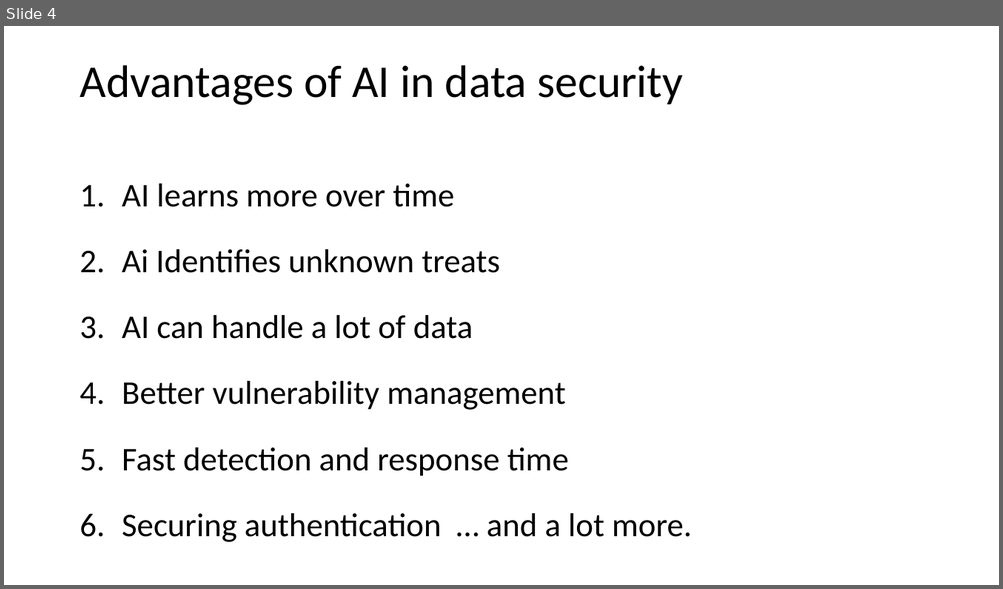
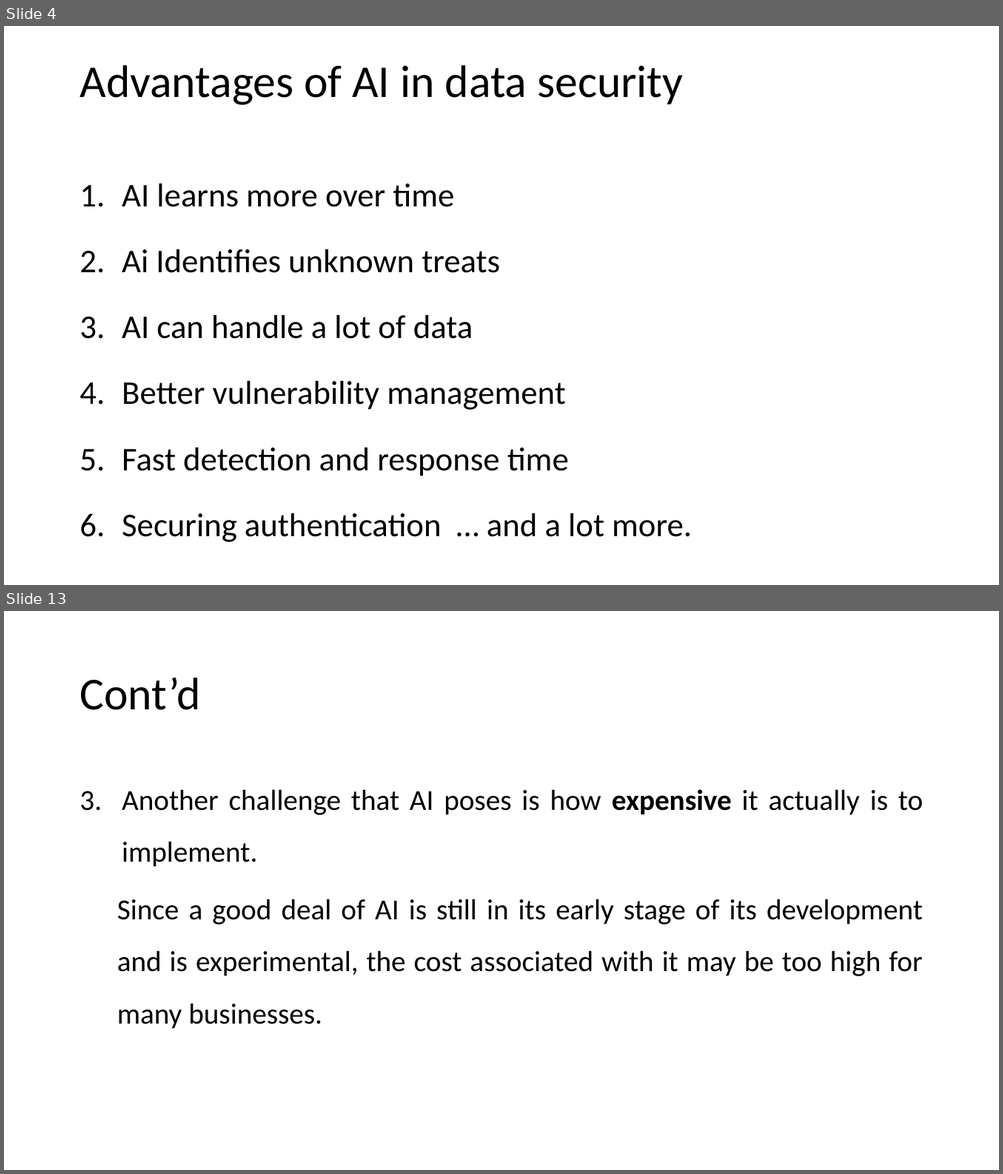
Before and after one commit to hshehabu/AI-in-data-security, a slide deck: Application of AI in Data Security.pptx. Shown one above the other, each under a label of ours: slide 4 before the commit, slides 4 and 13 after it; the slides between them are not shown. The pictures are 1003x589 and 1003x1174 pixels, drawn with LibreOffice and Linux fonts; fonts in the diff are those of the drawing. Boxes give left, top, right and bottom in pixels: in the first picture for what was removed or moved away, otherwise in the second. Text is boxed around its words. In the diff, an @@ line names an element or a change of style, - is before the commit and + after.

```diff
--- a/Application of AI in Data Security.pptx
+++ b/Application of AI in Data Security.pptx
@@ slide 13 added at bbox=[4, 611, 999, 1170], background #FFFFFF @@
@@ title added at bbox=[79, 678, 200, 710], 44 pt, text #000000 @@
+Cont’d
@@ text added at bbox=[117, 789, 922, 1029], 28 pt, text #000000 @@
+3. Another challenge that AI poses is how expensive it actually is to implement.
+  Since a good deal of AI is still in its early stage of its development and is experimental, the cost associated with it may be too high for many businesses.
```
Also in this commit, not shown: 3 slides changed, 16 other slides added, 1 other file.
